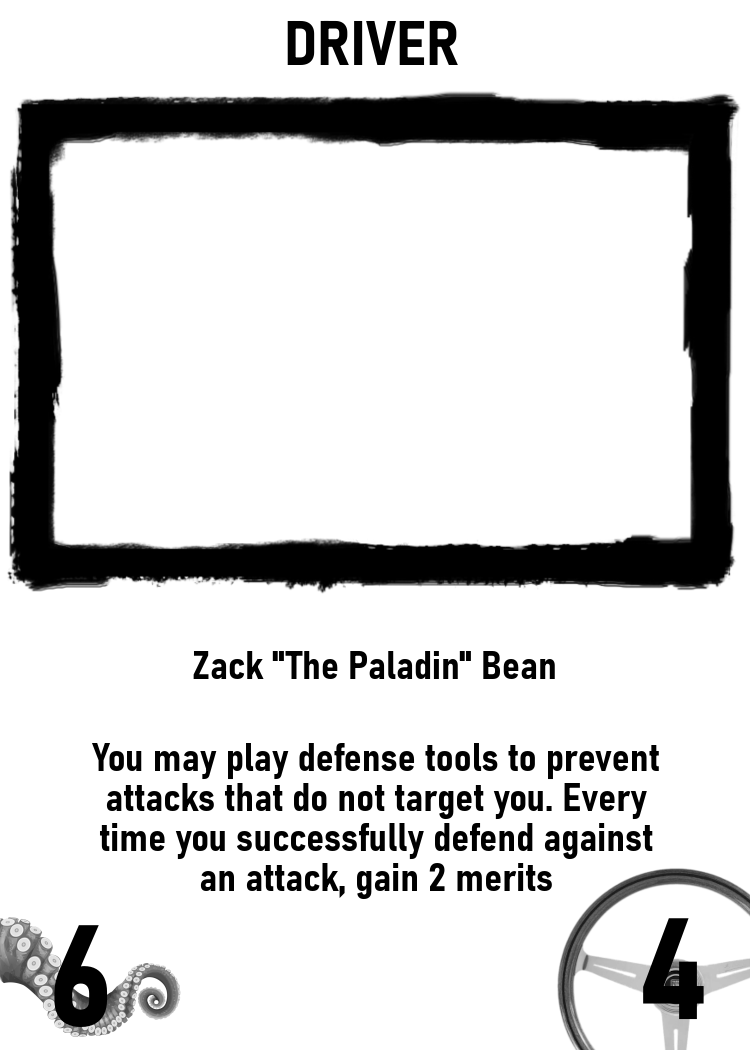
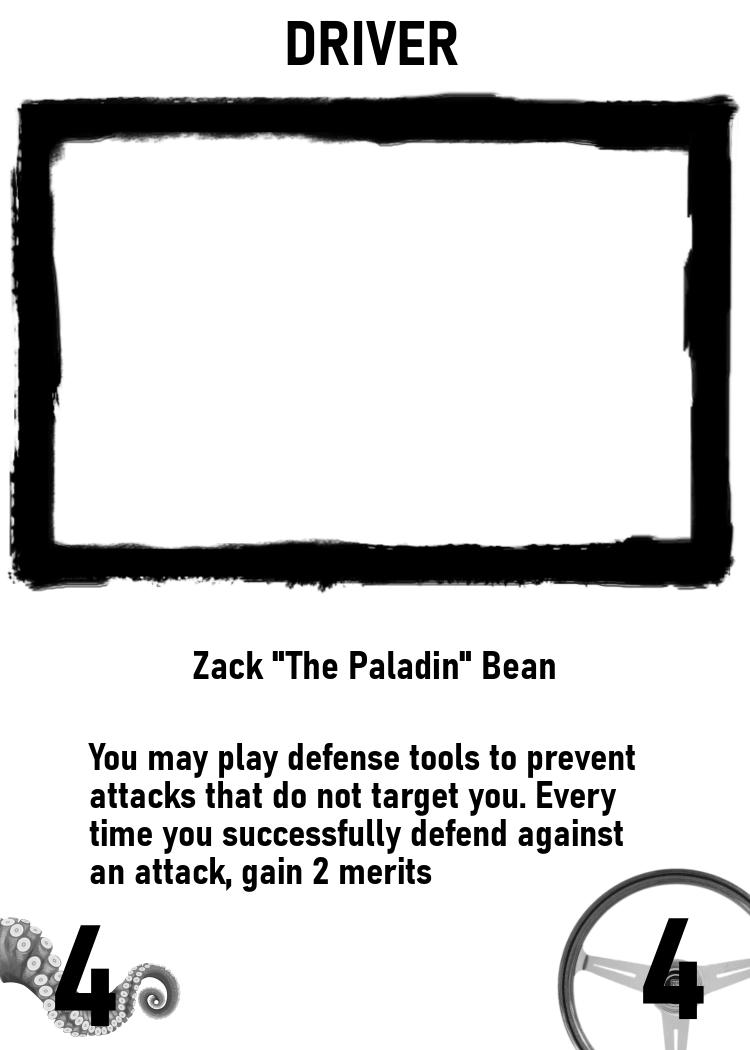
Layered file, before and after one edit (750×1050). Changes by layer:
renamed "6" to "4 #1", painted on it over left=54, top=925, right=116, bottom=1027
painted on "You may play defense tools to ..." over left=88, top=743, right=659, bottom=900
